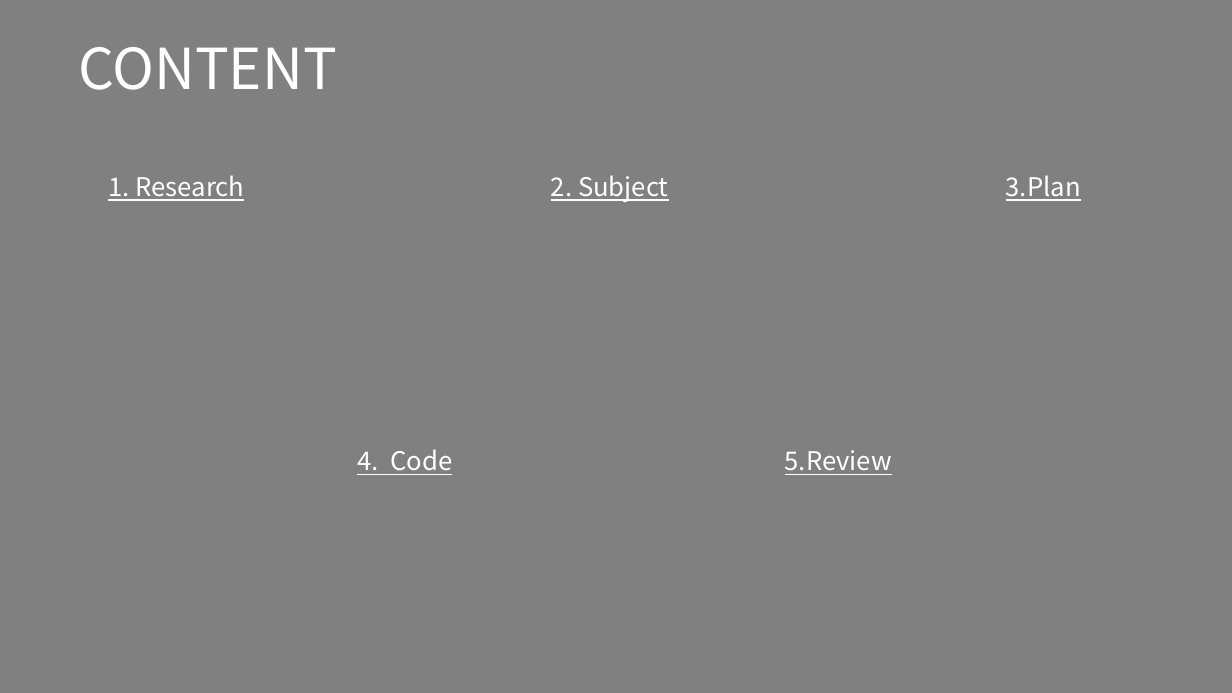
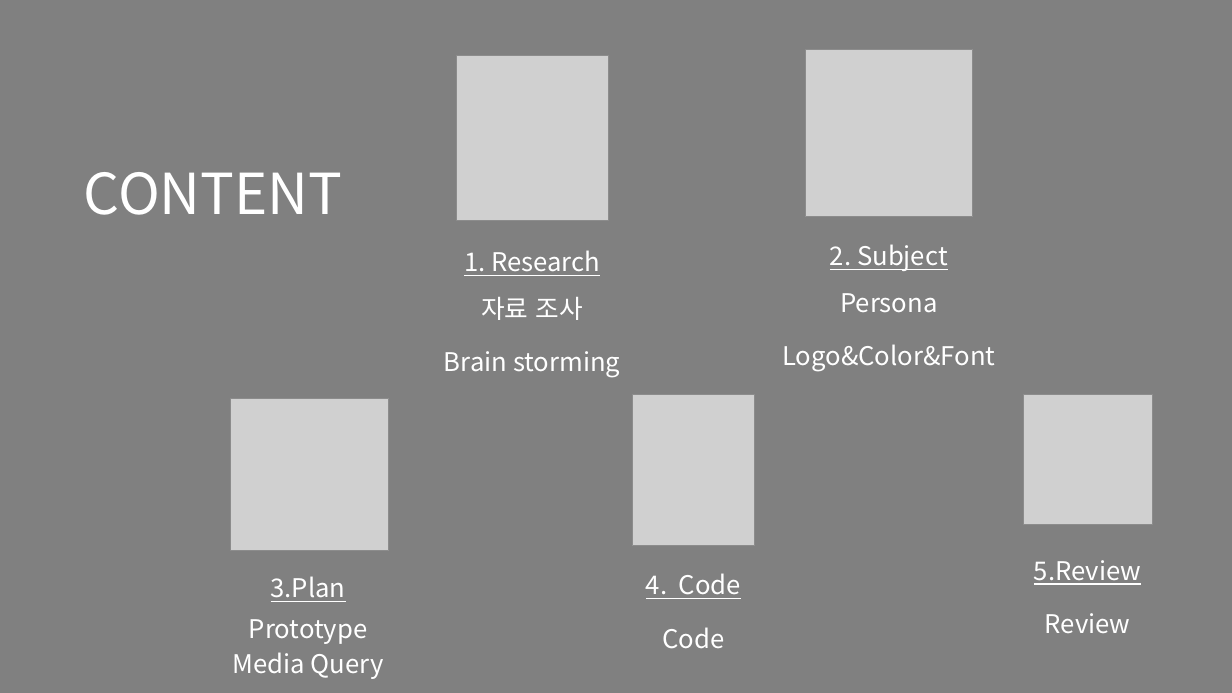
Before and after one commit to naisha855/Project_2, a slide deck: slide 2 of plan/presentation/기획서.pptx. Drawn at 1232x693 pixels with LibreOffice and Linux fonts; fonts in the diff are those of the drawing; grey boxes stand for pictures. Boxes give left, top, right and bottom in pixels: in the first picture for what was removed or moved away, otherwise in the second. Text is boxed around its words. In the diff, an @@ line names an element or a change of style, - is before the commit and + after.

```diff
--- a/plan/presentation/기획서.pptx
+++ b/plan/presentation/기획서.pptx
@@ picture added at (457, 55, 609, 221) @@
@@ picture added at (805, 49, 973, 217) @@
@@ text "CONTENT": place and size @@
-text "CONTENT" at (78, 47, 337, 90)
+text "CONTENT" at (84, 172, 343, 215)
@@ text "2. Subject": place and size @@
-text "2. Subject" at (551, 175, 669, 202)
+text "2. Subject" at (830, 244, 948, 271)
@@ text "1. Research": place and size @@
-text "1. Research" at (108, 175, 244, 201)
+text "1. Research" at (464, 250, 600, 276)
@@ text added at (481, 297, 583, 320), 20 pt, text #FFFFFF @@
+자료 조사
@@ text added at (840, 293, 937, 312), 20 pt, text #FFFFFF @@
+Persona
@@ text added at (444, 351, 620, 378), 20 pt, text #FFFFFF @@
+Brain storming
@@ text added at (782, 344, 995, 372), 20 pt, text #FFFFFF @@
+Logo&Color&Font
@@ picture added at (231, 398, 389, 551) @@
@@ picture added at (632, 395, 754, 546) @@
@@ picture added at (1023, 395, 1153, 524) @@
@@ text "3.Plan": place and size @@
-text "3.Plan" at (1006, 175, 1081, 201)
+text "3.Plan" at (271, 576, 346, 602)
@@ text "4. Code": place and size @@
-text "4. Code" at (357, 449, 452, 475)
+text "4. Code" at (646, 573, 741, 599)
@@ text "5.Review": place and size @@
-text "5.Review" at (785, 450, 892, 475)
+text "5.Review" at (1034, 560, 1141, 585)
@@ text added at (249, 619, 368, 644), 20 pt, text #FFFFFF @@
+Prototype
@@ text added at (662, 627, 724, 648), 20 pt, text #FFFFFF @@
+Code
@@ text added at (1045, 613, 1131, 633), 20 pt, text #FFFFFF @@
+Review
@@ text added at (232, 652, 384, 679), 20 pt, text #FFFFFF @@
+Media Query
```
Also in this commit, not shown: 13 slides added, 2 slides removed, 5 other files.
